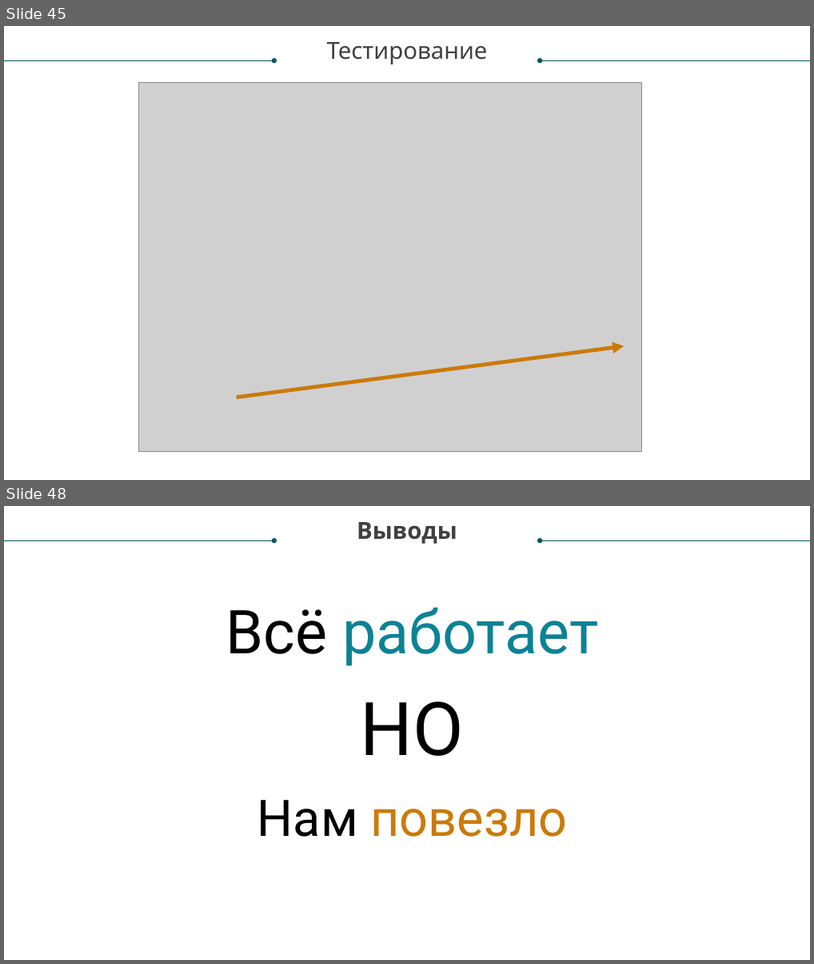
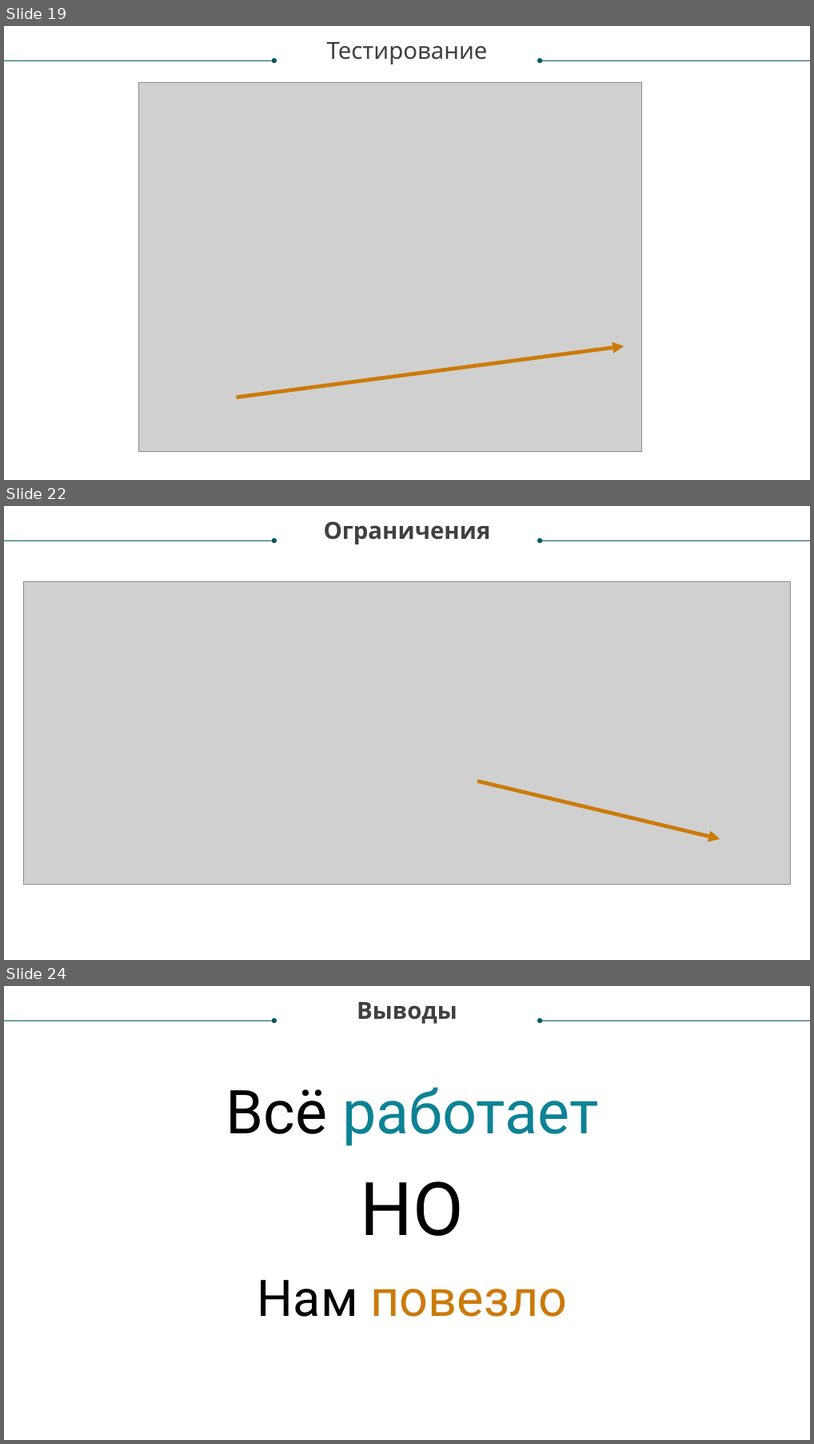
Before and after one commit to andtun/TradingBot-CourseWork, a slide deck: presentation.pptx. Shown one above the other, each under a label of ours: slides 45 and 48 before the commit, slides 19, 22 and 24 after it; the slides between them are not shown. The pictures are 814x964 and 814x1444 pixels, drawn with LibreOffice and Linux fonts; fonts in the diff are those of the drawing; grey boxes stand for pictures. Boxes give left, top, right and bottom in pixels: in the first picture for what was removed or moved away, otherwise in the second. Text is boxed around its words. In the diff, an @@ line names an element or a change of style, - is before the commit and + after.

```diff
--- a/presentation.pptx
+++ b/presentation.pptx
@@ slide 22 added at bbox=[4, 506, 810, 960], background #FFFFFF @@
@@ text added at bbox=[324, 521, 491, 544], 28 pt, text #404040, bold @@
+Ограничения
@@ arrow added from (4, 540) to (274, 540), #085764 0.5 pt @@
@@ arrow added from (810, 540) to (540, 540), #085764 0.5 pt @@
@@ picture added at bbox=[23, 582, 791, 884] @@
@@ arrow added from (478, 780) to (720, 839), #CB7A09 4.5 pt @@
@@ what was slide 45 is now slide 19 @@
@@ what was slide 48 is now slide 24 @@
```
Also in this commit, not shown: 4 slides changed, 6 other slides added, 3 slides removed, 1 other file.
